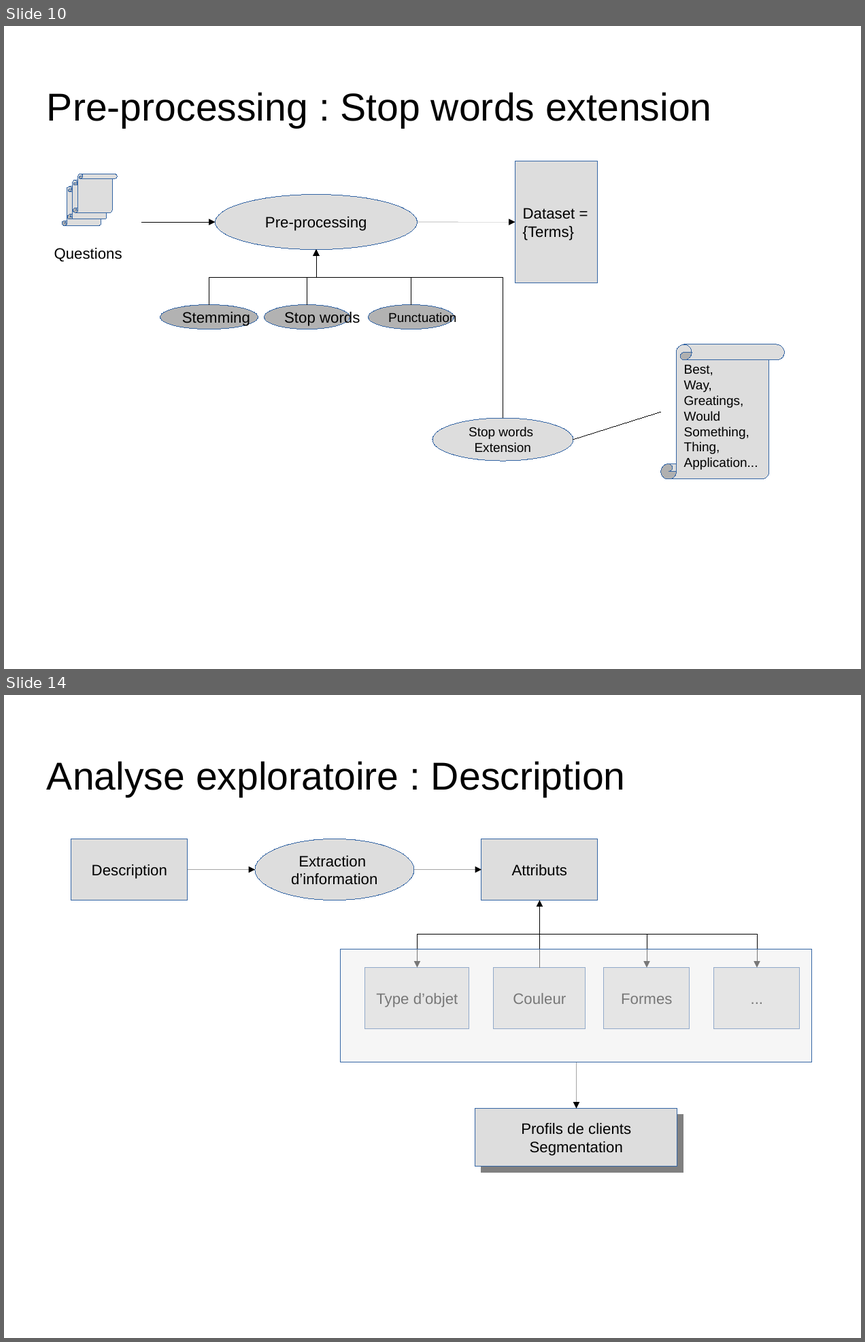
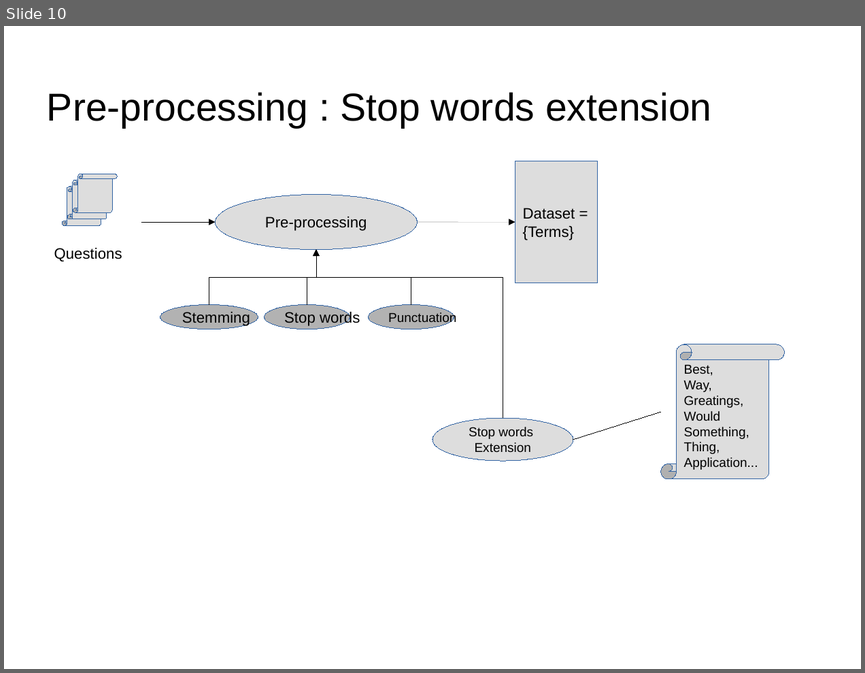
Before and after one commit to dataforcast/OC_Datascientist, a slide deck: P6/report/Openclassrooms_ParcoursDatascientist_P6-V1.odp. Shown one above the other, each under a label of ours: slides 10 and 14 before the commit, slide 10 after it; the slides between them are not shown. The pictures are 865x1342 and 865x673 pixels, drawn with LibreOffice and Linux fonts; fonts in the diff are those of the drawing; background and template pictures are left out. Boxes give left, top, right and bottom in pixels: in the first picture for what was removed or moved away, otherwise in the second. Text is boxed around its words. In the diff, an @@ line names an element or a change of style, - is before the commit and + after.

```diff
--- a/P6/report/Openclassrooms_ParcoursDatascientist_P6-V1.odp
+++ b/P6/report/Openclassrooms_ParcoursDatascientist_P6-V1.odp
@@ slide 14 removed at box(4, 695, 861, 1338), background picture (left out) @@
@@ title removed at box(47, 761, 626, 797) @@
-Analyse exploratoire : Description
@@ rectangle removed at box(71, 839, 188, 900) @@
-Description
@@ ellipse removed at box(255, 839, 415, 900) @@
-Extraction
-d’information
@@ rectangle removed at box(481, 839, 598, 900) @@
-Attributs
@@ arrow removed from (188, 869) to (255, 869) @@
@@ arrow removed from (415, 869) to (481, 869) @@
@@ elbow arrow removed from (540, 900) to (417, 967) @@
@@ elbow arrow removed from (540, 967) to (540, 900) @@
@@ elbow arrow removed from (540, 900) to (647, 967) @@
@@ elbow arrow removed from (540, 900) to (757, 967) @@
@@ rectangle removed at box(341, 949, 812, 1063) @@
@@ rectangle removed at box(366, 967, 470, 1029) @@
-Type d’objet
@@ rectangle removed at box(494, 967, 585, 1029) @@
-Couleur
@@ rectangle removed at box(604, 967, 689, 1029) @@
-Formes
@@ rectangle removed at box(714, 967, 800, 1029) @@
-...
@@ arrow removed from (577, 1062) to (577, 1108) @@
@@ rectangle removed at box(475, 1108, 677, 1166) @@
-Profils de clients
-Segmentation
```
Also in this commit, not shown: 2 slides changed, 1 slide added, 57 other slides removed, 8 other files.
